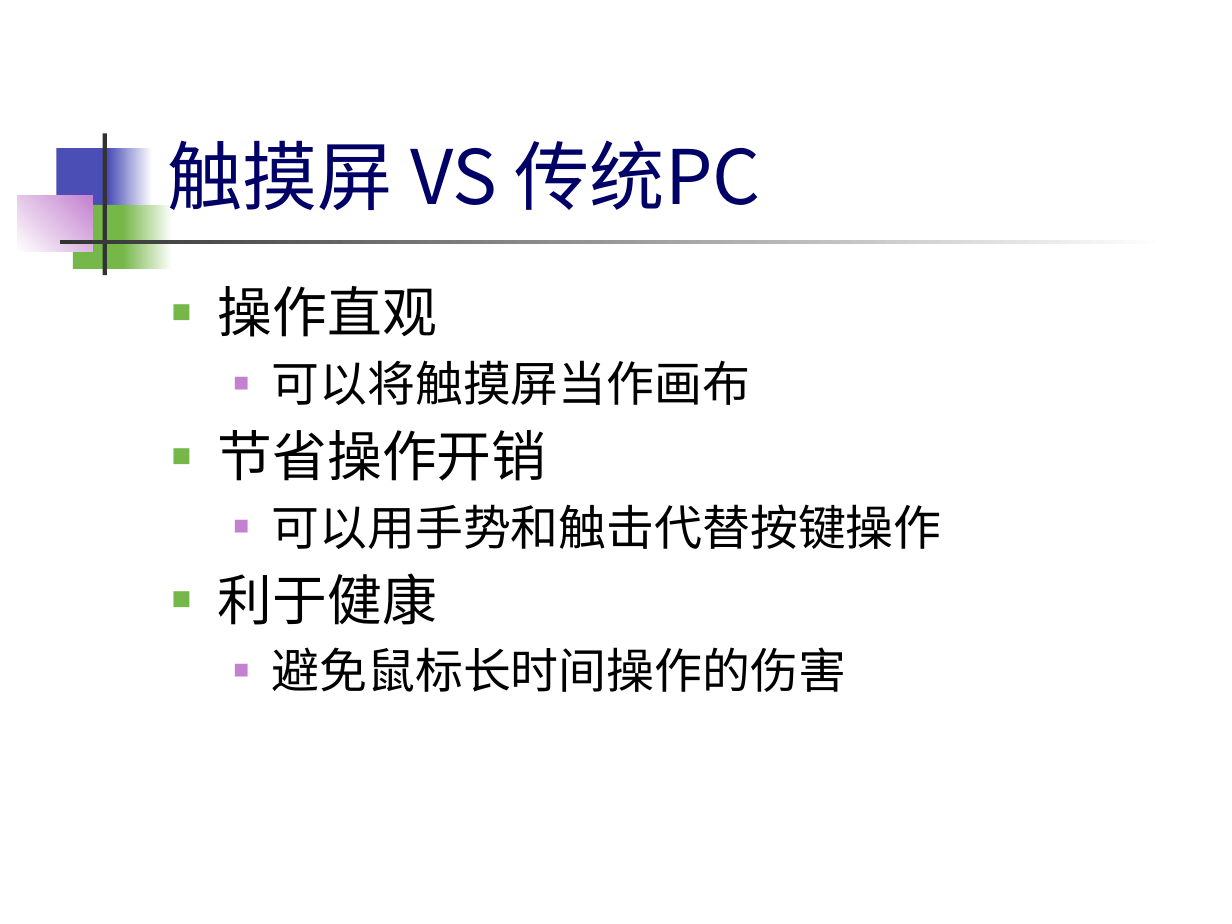
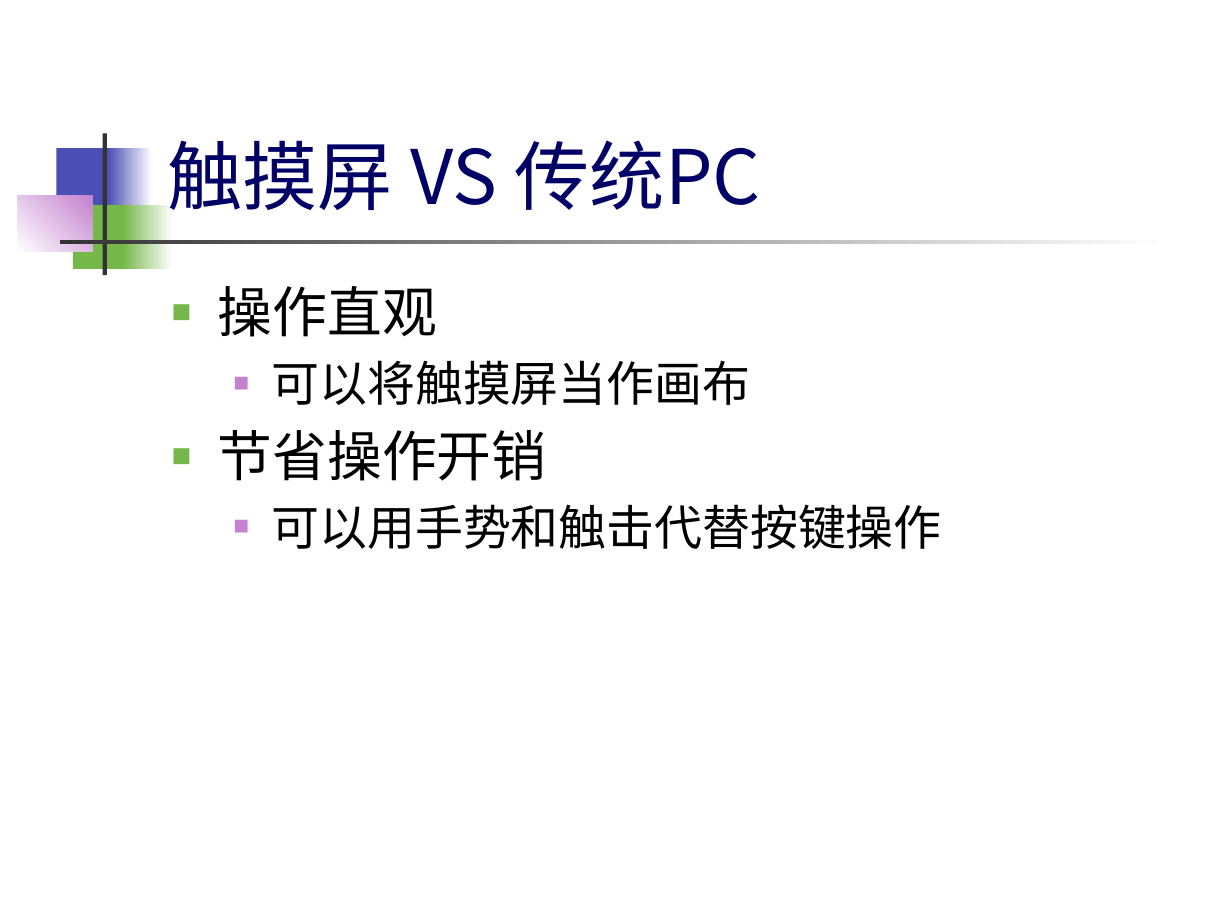
Before and after one commit to eric08/zja-graduation-design, a slide deck: slide 6 of OMG/毕设.pptx (slide 7 before the commit). Drawn at 1232x924 pixels with LibreOffice and Linux fonts; fonts in the diff are those of the drawing. Boxes give left, top, right and bottom in pixels: in the first picture for what was removed or moved away, otherwise in the second. Text is boxed around its words. In the diff, an @@ line names an element or a change of style, - is before the commit and + after.

```diff
--- a/OMG/毕设.pptx
+++ b/OMG/毕设.pptx
@@ text at (218, 573, 846, 692): paragraphs removed @@
-■ 利于健康
-  ■ 避免鼠标长时间操作的伤害
```
Also in this commit, not shown: 2 other slides changed, 2 slides added, 7 other files.
